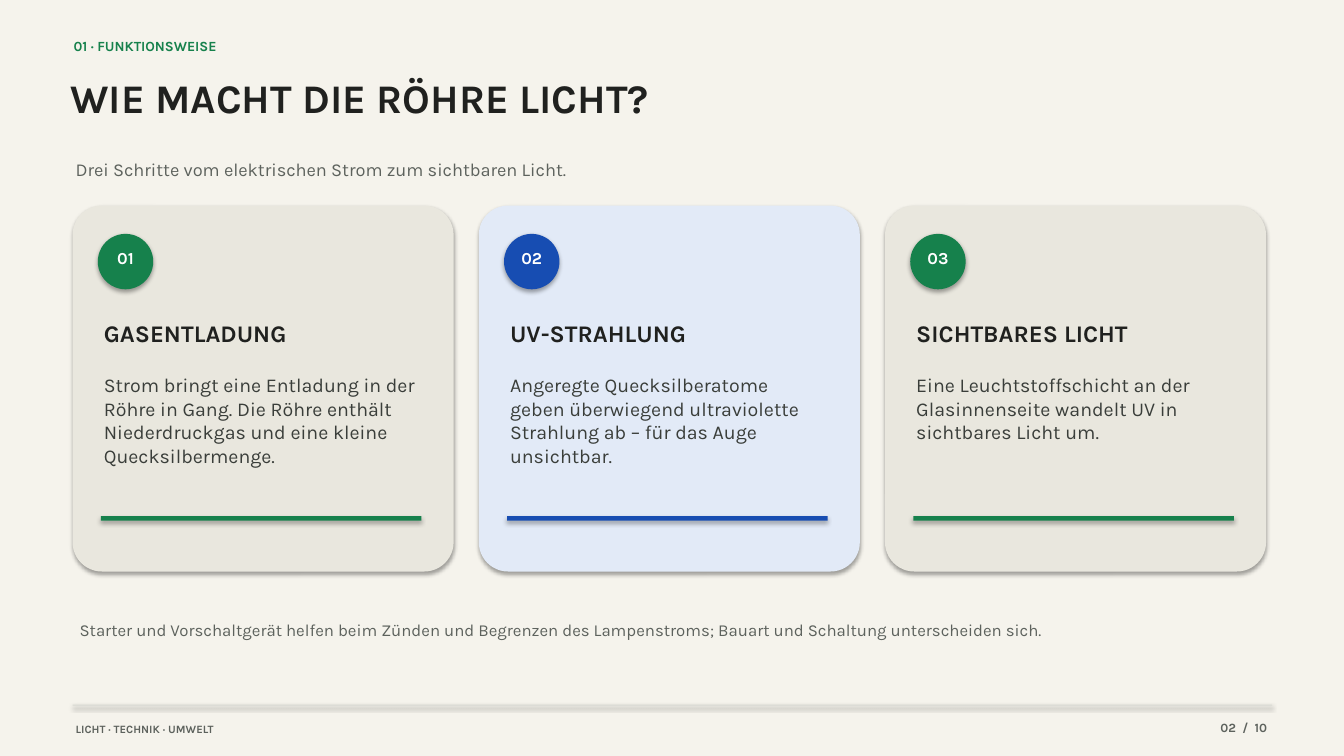
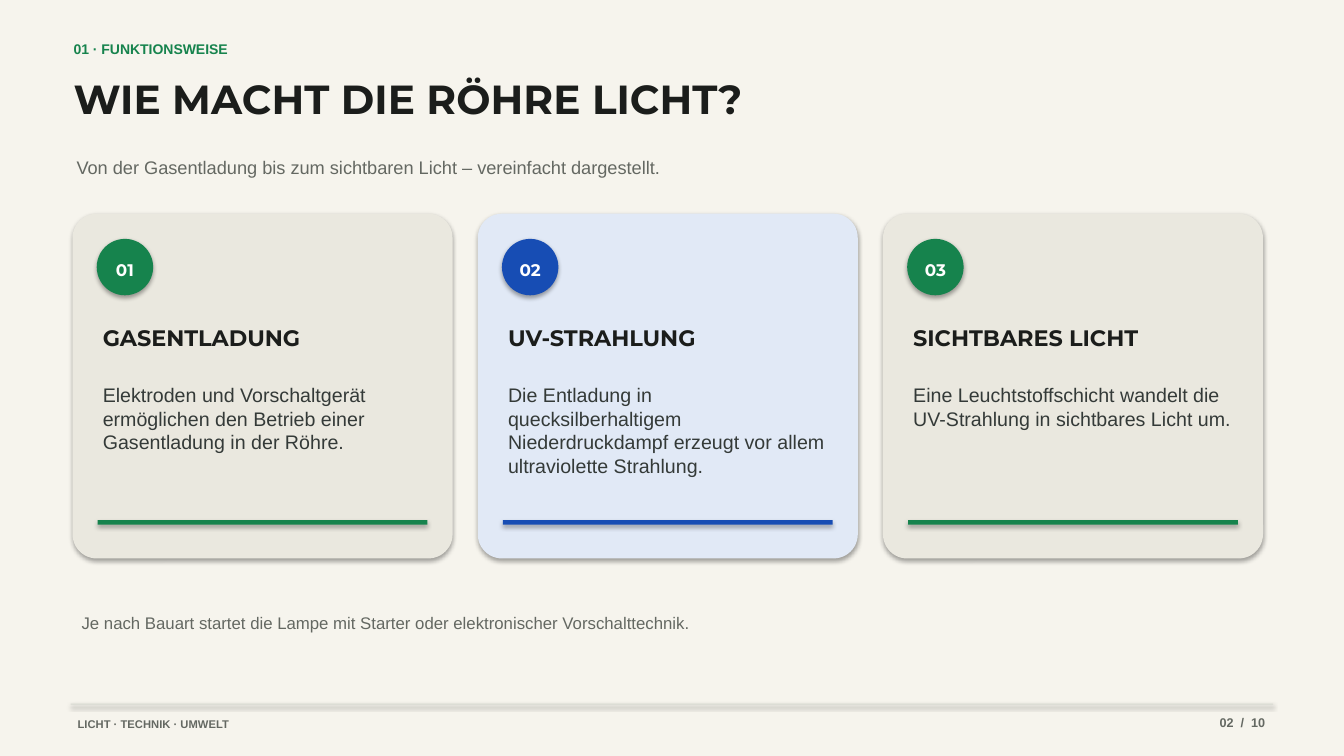
Before and after one commit to tom948899-jpg/Eulen-AGI-v1, a slide deck: slide 2 of leuchtstofflampen-praesentation.pptx. Drawn at 1344x756 pixels with LibreOffice and Linux fonts; fonts in the diff are those of the drawing. Boxes give left, top, right and bottom in pixels: in the first picture for what was removed or moved away, otherwise in the second. Text is boxed around its words. In the diff, an @@ line names an element or a change of style, - is before the commit and + after.

```diff
--- a/leuchtstofflampen-praesentation.pptx
+++ b/leuchtstofflampen-praesentation.pptx
@@ background #F5F3EC to #F6F4ED @@
@@ text "01 · FUNKTIONSWEISE" at [74,44,227,54]: font Karla to Arial, text colour #16814C to #16834D @@
@@ text "WIE MACHT DIE RÖHRE LICHT?" at [74,77,742,115]: font Karla to Montserrat, text colour #20211F to #1B1D1B @@
@@ text at [77,161,660,178]: text changed; font Karla to Arial; text colour #5D625D to #646862 @@
-Drei Schritte vom elektrischen Strom zum sichtbaren Licht.
+Von der Gasentladung bis zum sichtbaren Licht – vereinfacht dargestellt.
@@ rounded rectangle: place and size @@
-rounded rectangle at [73,206,454,572]
+rounded rectangle at [73,214,453,559]
@@ rounded rectangle at [73,214,453,559]: fill #E9E7DE to #EAE8DF; proportions changed @@
@@ ellipse: place and size @@
-ellipse at [98,234,153,289]
+ellipse at [97,239,153,295]
@@ rounded rectangle: place and size @@
-rounded rectangle at [479,206,860,572]
+rounded rectangle at [478,214,858,559]
@@ rounded rectangle at [478,214,858,559]: fill #E2EAF7 to #E1E9F6; proportions changed @@
@@ ellipse at [502,239,559,295]: fill #174DB2 to #174DB4 @@
@@ ellipse: place and size @@
-ellipse at [504,234,560,289]
+ellipse at [502,239,559,295]
@@ rounded rectangle at [883,214,1263,559]: fill #E9E7DE to #EAE8DF; proportions changed @@
@@ rounded rectangle: place and size @@
-rounded rectangle at [885,206,1266,572]
+rounded rectangle at [883,214,1263,559]
@@ fill #16814C to #16834D in 4 elements at [908,520,1238,524], [97,239,153,295], [98,520,427,524], [907,239,964,295] @@
@@ ellipse: place and size @@
-ellipse at [910,234,966,289]
+ellipse at [907,239,964,295]
@@ text "01": place and size @@
-text "01" at [117,253,134,265]
+text "01" at [116,264,134,276]
@@ text "02": place and size @@
-text "02" at [521,253,542,265]
+text "02" at [520,264,541,276]
@@ font Karla to Montserrat in 3 elements at [116,264,134,276], [520,264,541,276], [925,264,946,277] @@
@@ text "03": place and size @@
-text "03" at [927,253,948,265]
+text "03" at [925,264,946,277]
@@ size 17 to 16 pt, font Karla to Montserrat, text colour #20211F to #1B1D1B in 3 elements at [103,330,300,347], [508,330,695,347], [913,330,1138,347] @@
@@ text at [103,388,365,453]: text changed; font Karla to Arial; text colour #3A3E3A to #343A38 @@
-Strom bringt eine Entladung in der Röhre in Gang. Die Röhre enthält Niederdruckgas und eine kleine Quecksilbermenge.
+Elektroden und Vorschaltgerät ermöglichen den Betrieb einer Gasentladung in der Röhre.
@@ text at [508,387,824,477]: text changed; font Karla to Arial; text colour #3A3E3A to #343A38 @@
-Angeregte Quecksilberatome geben überwiegend ultraviolette Strahlung ab – für das Auge unsichtbar.
+Die Entladung in quecksilberhaltigem Niederdruckdampf erzeugt vor allem ultraviolette Strahlung.
@@ text at [913,388,1231,430]: text changed; font Karla to Arial; text colour #3A3E3A to #343A38 @@
-Eine Leuchtstoffschicht an der Glasinnenseite wandelt UV in sichtbares Licht um.
+Eine Leuchtstoffschicht wandelt die UV-Strahlung in sichtbares Licht um.
@@ rectangle: place and size @@
-rectangle at [101,516,421,520]
+rectangle at [98,520,427,524]
@@ rectangle: place and size @@
-rectangle at [507,516,828,520]
+rectangle at [503,520,833,524]
@@ rectangle at [503,520,833,524]: fill #174DB2 to #174DB4 @@
@@ rectangle: place and size @@
-rectangle at [913,516,1234,520]
+rectangle at [908,520,1238,524]
@@ text at [82,617,689,633]: text changed; font Karla to Arial; text colour #5D625D to #646862 @@
-Starter und Vorschaltgerät helfen beim Zünden und Begrenzen des Lampenstroms; Bauart und Schaltung unterscheiden sich.
+Je nach Bauart startet die Lampe mit Starter oder elektronischer Vorschalttechnik.
@@ text "LICHT · TECHNIK · UMWELT" at [78,720,228,728]: font Karla to Arial, text colour #5D625D to #646862 @@
@@ text "02 / 10" at [1220,718,1265,727]: font Karla to Arial, text colour #5D625D to #646862 @@
```
Also in this commit, not shown: 1 other slide changed, 8 slides added, 8 slides removed.
